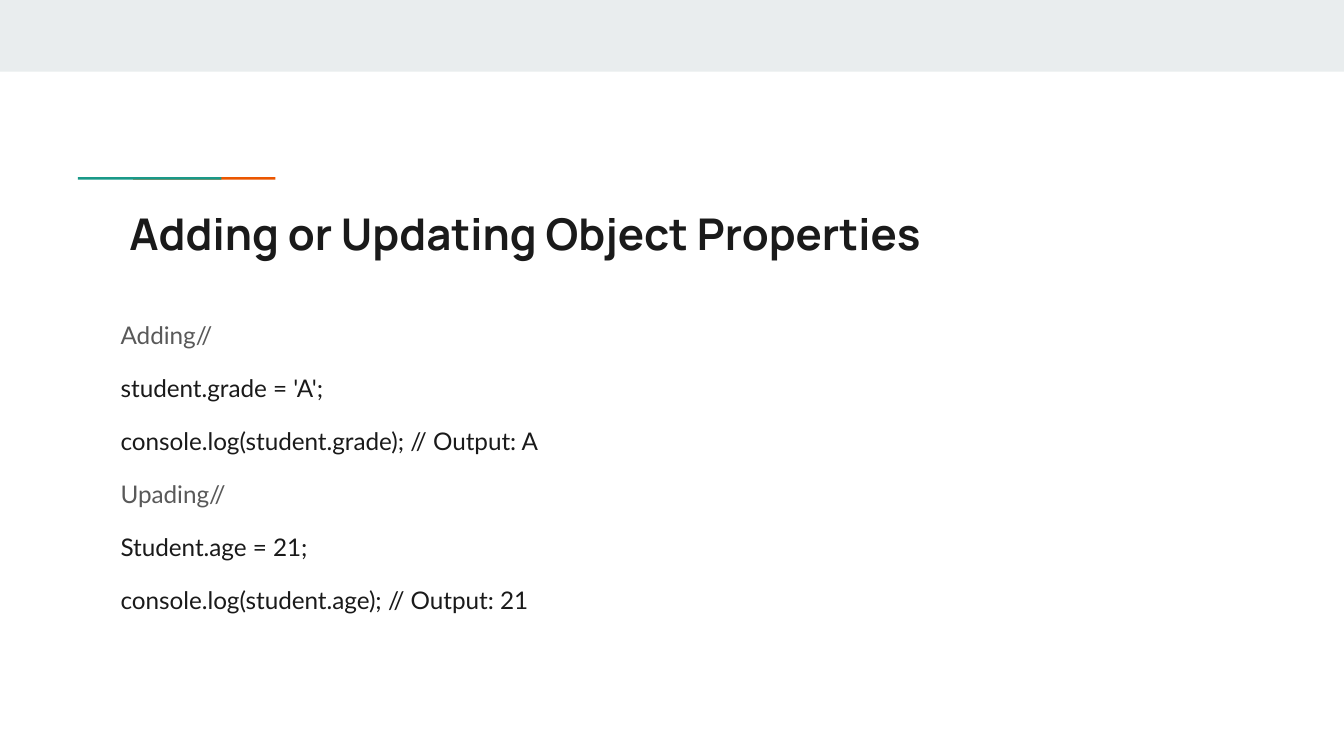
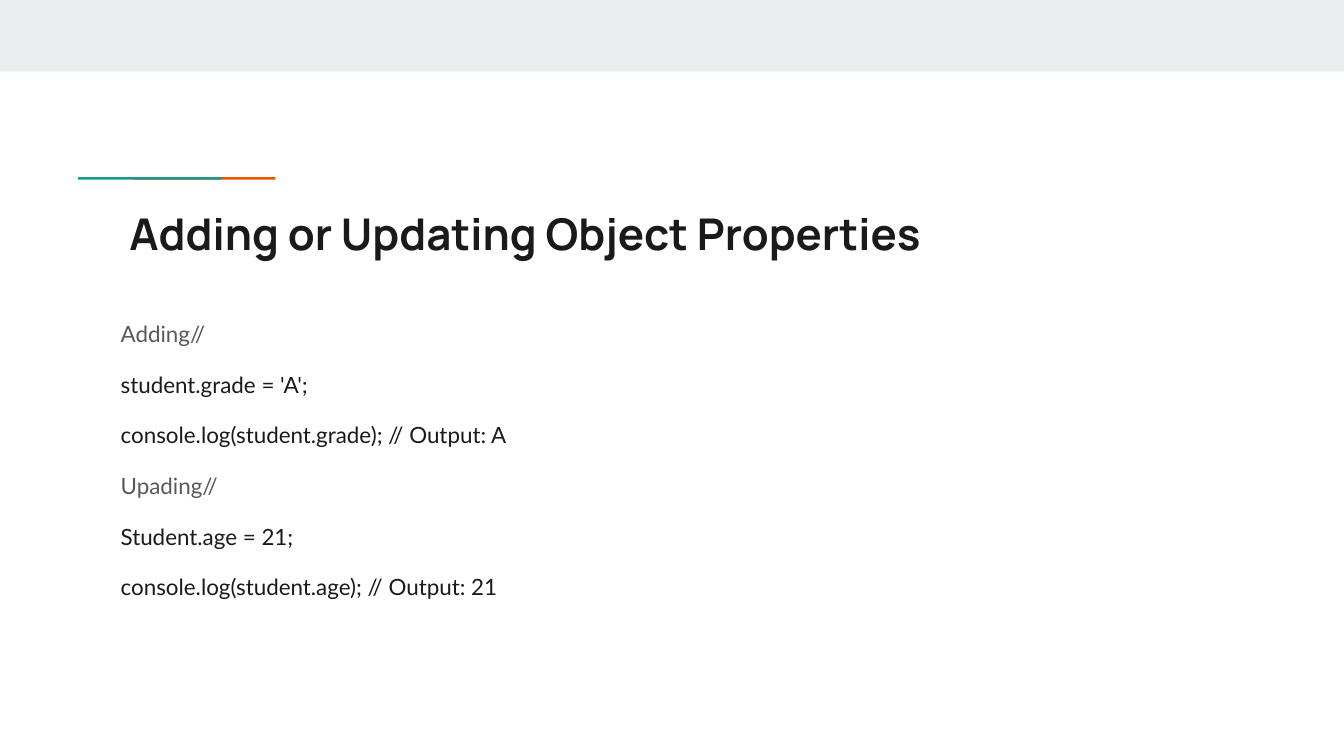
Before and after one commit to nsolaf1/bgu_web, a slide deck: slide 8 of Lesson_ 6 Data Structures_ Objects and Arrays (1).pptx. Drawn at 1344x756 pixels with LibreOffice and Linux fonts; fonts in the diff are those of the drawing. Boxes give left, top, right and bottom in pixels: in the first picture for what was removed or moved away, otherwise in the second. Text is boxed around its words. In the diff, an @@ line names an element or a change of style, - is before the commit and + after.

```diff
--- a/Lesson_ 6 Data Structures_ Objects and Arrays (1).pptx
+++ b/Lesson_ 6 Data Structures_ Objects and Arrays (1).pptx
@@ text "Adding//" at (121, 325, 506, 599): size 13 to 12 pt @@
```
Also in this commit, not shown: 2 other slides changed, 1 slide added, 4 other files.
